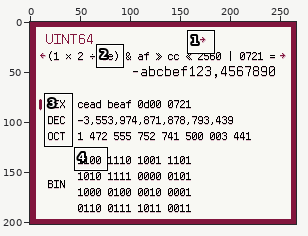
Edited in one commit: pixel-art file (design/HexCalculatorDS-main-design.ase). The picture above shows the old version from afar; the outline marks the close-up.
Close-up. The starting point:
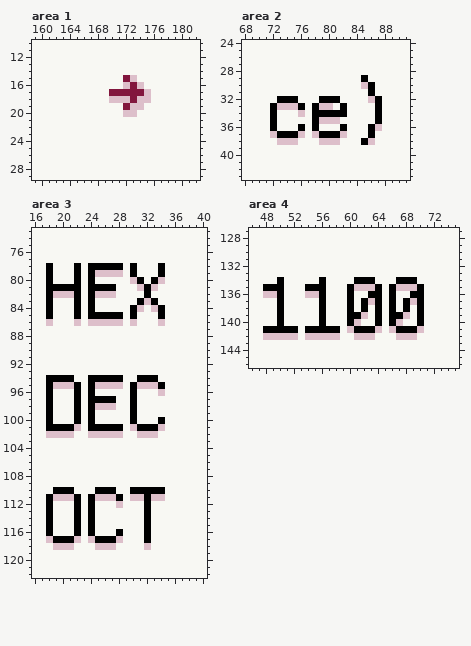
266x202 pixels, 1 frame. Shown: area 1: x 159..182, y 10..29; area 2: x 68..91, y 24..43; area 3: x 16..40, y 73..122; area 4: x 46..75, y 127..146. The commit also changed other parts of the picture, which this record leaves out.
New version:
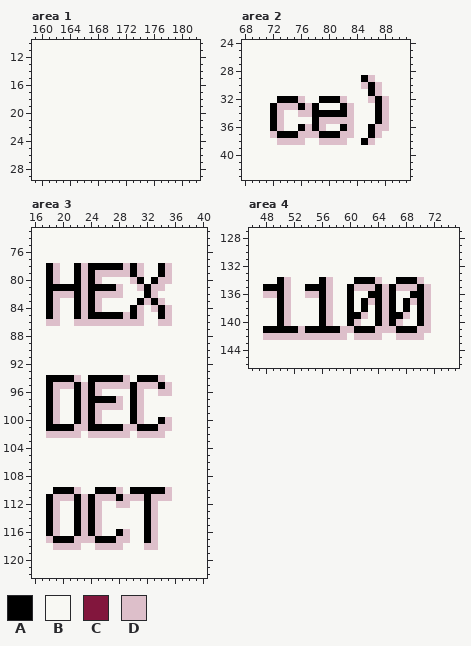
Palette (. is transparent): A #000000  B #f8f8f3  C #82163d  D #ddbfca
The edit:
layer "Value/bg" added
layer "bg" removed
Area 1, layer "瓦片地图/瓦片地图 1":
Colour C gives way to colour B in row 15 at x 172; in row 16 at x 173; in row 17 at x 170 to 174; in row 18 at x 173; in row 19 at x 172.
Colour D gives way to colour B in row 15 at x 173; in row 16 at x 172 and 174; in row 17 at x 175; in row 18 at x 170 to 172 and 174 to 175; in row 19 at x 173 to 174; in row 20 at x 172 to 173.
Area 2, layers "瓦片地图/瓦片地图 3", "瓦片地图/瓦片地图 2", "瓦片地图/瓦片地图 1":
Colour D gives way to colour B in row 33 at x 79 to 80.
Colour B gives way to colour D in row 29 at x 86; in rows 30 to 31 at x 87; in row 32 at x 76, 82 and 88; in row 33 at x 77, 83 and 88; in row 34 at x 73, 77, 83 and 88; in row 35 at x 73, 82 to 83 and 88.
Colour B gives way to colour D in row 36 at x 73, 77, 79, 83 and 88; in row 37 at x 77, 83 and 87; in row 38 at x 76 and 82.
Area 3, layers "瓦片地图/瓦片地图 4", "瓦片地图/瓦片地图 2", "瓦片地图/瓦片地图 1":
Colour B gives way to colour D in rows 78 to 79 at x 19, 23, 29, 31 and 35; in row 80 at x 19, 23, 25 and 35; in row 81 at x 23, 28 and 34; in row 82 at x 23, 28 and 33; in row 83 at x 19, 23, 25 and 34; in row 84 at x 19, 23, 25 and 35.
Colour B gives way to colour D in rows 85 to 86 at x 19, 23, 29, 31 and 35; in row 94 at x 22, 29 and 34; in row 95 at x 23, 29 and 35; in row 96 at x 19, 23, 25, 31 and 35; in rows 97 to 98 at x 19, 23, 28 and 31; in row 99 at x 19, 23, 25 and 31.
Colour B gives way to colour D in row 100 at x 19, 23, 25, 31 and 35; in row 101 at x 23, 29 and 35; in row 102 at x 22, 29 and 34; in row 110 at x 22, 28 and 35; in row 111 at x 23, 29 and 35; in row 112 at x 19, 23, 25, 29 and 33.
Colour B gives way to colour D in rows 113 to 115 at x 19, 23, 25 and 33; in row 116 at x 19, 23, 25, 29 and 33; in row 117 at x 23, 29 and 33; in row 118 at x 22, 28 and 33.
Area 4:
Colour B gives way to colour D in row 134 at x 51, 57, 64 and 70; in rows 135 to 140 at x 51, 57, 65 and 71; in row 141 at x 53, 59, 65 and 71; in row 142 at x 53, 59, 64 and 70.
Pixel boxes of the changes (left, top, right, bottom) in both close-ups:
changed: (109, 75, 151, 117)
changed: (277, 75, 389, 145)
changed: (53, 263, 172, 326)
changed: (53, 375, 172, 438)
changed: (53, 487, 172, 550)
changed: (284, 277, 347, 340)
changed: (375, 277, 389, 340)
changed: (417, 277, 431, 340)
